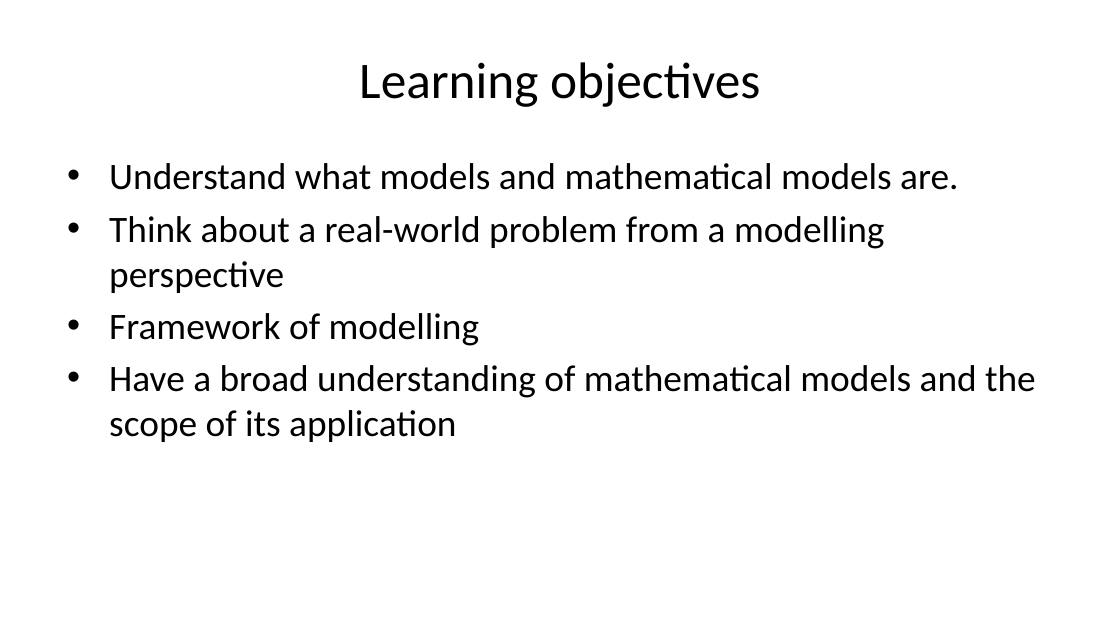
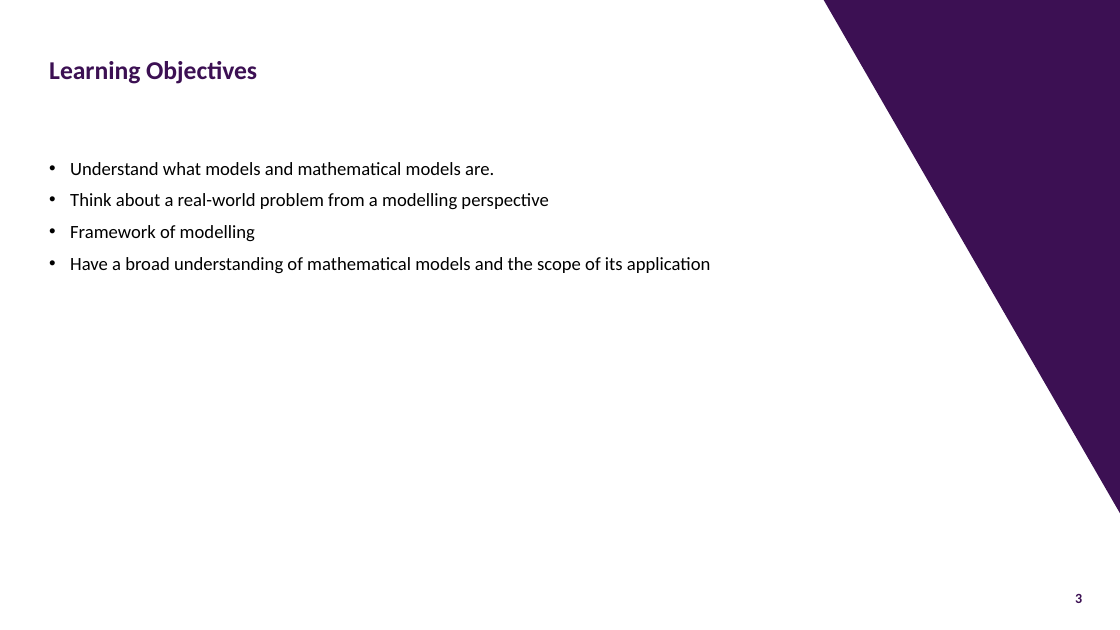
Before and after one commit to joe-alcantara/FP041, a slide deck: slide 3 of Week3d.pptx. Drawn at 1120x630 pixels with LibreOffice and Linux fonts; fonts in the diff are those of the drawing; background and template pictures are left out. Boxes give left, top, right and bottom in pixels: in the first picture for what was removed or moved away, otherwise in the second. Text is boxed around its words. In the diff, an @@ line names an element or a change of style, - is before the commit and + after.

```diff
--- a/Week3d.pptx
+++ b/Week3d.pptx
@@ right triangle added at (823,0,1120,513), fill #3C1053 @@
@@ title "Learning Objectives" at (49,61,257,84): vertical alignment middle to bottom @@
@@ title at (49,61,257,84): text changed; size 33 to 16.5 pt; text colour #000000 to #3C1053; bold on @@
-Learning objectives
+Learning Objectives
@@ text "Understand what models and mathematical ...": place and size @@
-text "Understand what models and mathematical ..." at (109,163,1036,442)
+text "Understand what models and mathematical ..." at (70,162,711,274)
@@ text "Understand what models and mathematical ..." at (70,162,711,274): size 24 to 12 pt; indent changed; more space between paragraphs @@
@@ page number added at (1075,594,1082,603), 9 pt, text #3C1053, bold @@
+3
```
Also in this commit, not shown: 18 other slides changed, 3 slides added, 2 slides removed.
